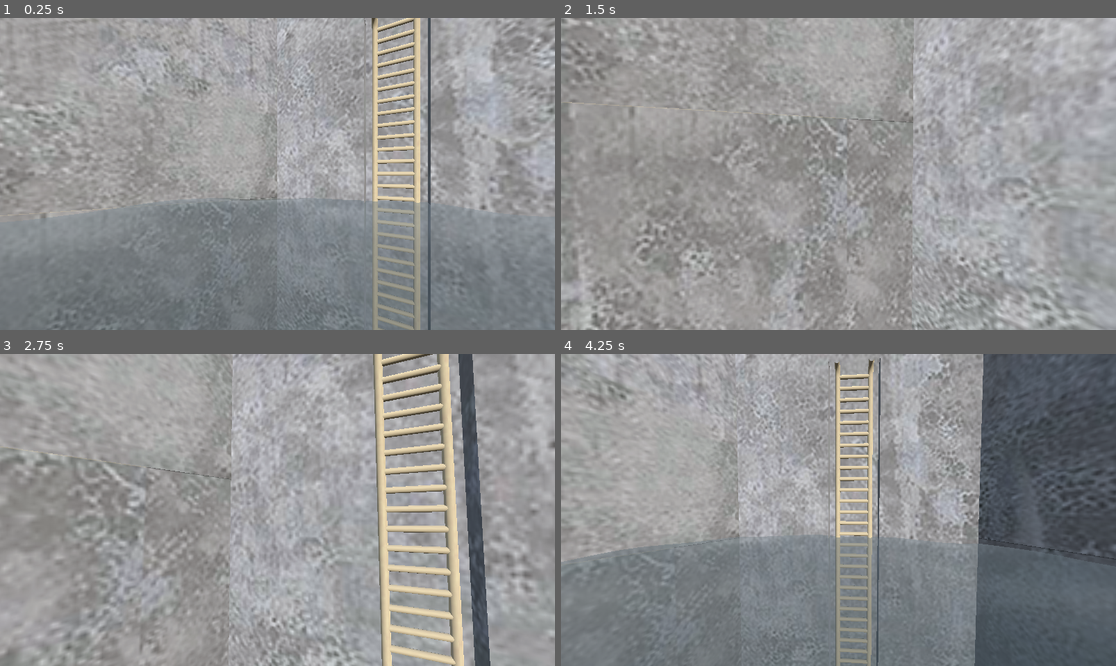
Above: before the commit, frames 1-4 (two rows, left to right).
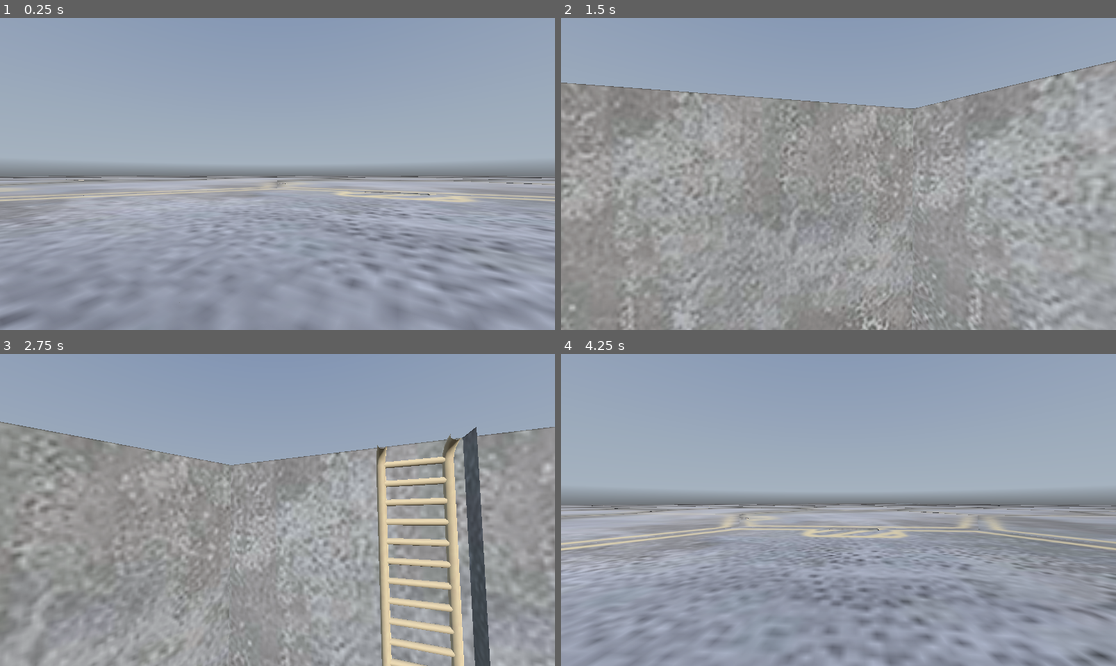
Above: after the commit, the same moments.

Repository: dairycultist/maltigi-run
Game: Godot game, scene res://world.tscn
Same seed, same stepped clock (60 frames per second), same inputs: the game is played once before the commit and once after it. A sky picture missing from this copy of the repository is replaced by a grey-blue gradient.
Inputs (mouse positions are in pixels of both pictures, inside the frame that each line leads up to):
- Up to frame 1 (0.25 s): no input
- Up to frame 2 (1.5 s): move the mouse to (866, 174) at 0.52 s; hold Shift (crouch) 0.53-1.28 s; hold Up (walk_up) from 0.53 s (still down); tap Space (jump) at 0.77 s; move the mouse to (810, 174) at 1.27 s; tap F (toggle_fly) at 1.35 s
- Up to frame 3 (2.75 s): keep holding Up (walk_up); tap Space (jump) at 1.52 s; move the mouse to (288, 503) at 2.02 s; hold Shift (crouch) from 2.03 s (still down)
- Up to frame 4 (4.25 s): keep holding Up (walk_up); move the mouse to (832, 516) at 2.77 s; release Shift (crouch) at 2.78 s; tap F (toggle_fly) at 2.85 s; tap Space (jump) at 3.02, 3.77 s; move the mouse to (877, 513) at 3.52 s; hold Shift (crouch) from 3.53 s (still down)

The runs differ from the first frame. In frame 1, 71% of the frame differs, in the area x 0-100%, y 0-100%; in frame 2, 38%; in frame 3, 43%; in frame 4, 75%.

Commit message:
Fixed circular maps

Diff:
--- a/platform_placer.gd
+++ b/platform_placer.gd
@@ -4,7 +4,7 @@
 const DIAMETER_TO_HEIGHT = sqrt(3) / 2.0
 
 @export var hex_diameter := 17.32
-@export var map_size := 4
+@export var map_size := 7
 
 func _ready() -> void:
 
@@ -13,14 +13,14 @@
 	for x in range(1 - map_size, map_size):
 		for z in range(1 - map_size, map_size):
 
-			if abs(x + z) >= map_size and abs(x - z) <= map_size / 2:
+			if abs(x + z) >= map_size and abs(x - z) <= map_size - 2:
 				continue
 
 			var platform = PLATFORM.instantiate()
 			add_child(platform)
 			platform.position = Vector3(
 				(x + z * 0.5) * hex_diameter,
-				random.randf_range(3.0, 20.0),
+				0, #random.randf_range(3.0, 20.0),
 				z * hex_diameter * DIAMETER_TO_HEIGHT
 			)
 			platform.rotation = Vector3(0, PI / 3.0 * random.randi_range(0, 6), 0)
